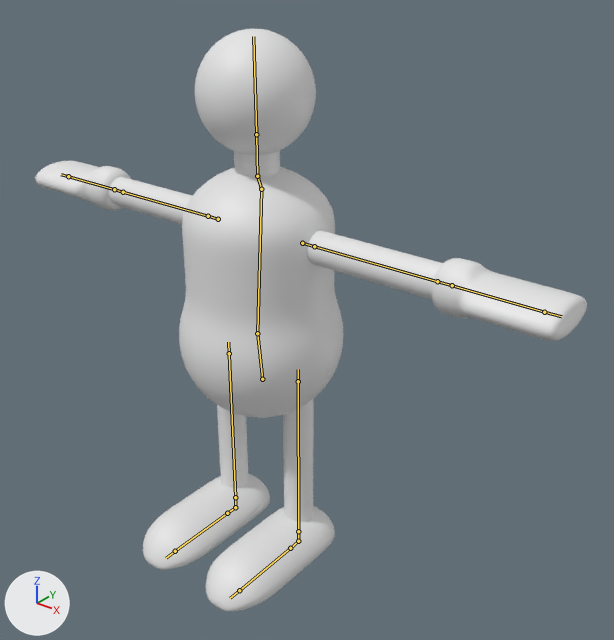
The Blender file Assets/meshes/rubber_man.blend as it was, and as the next commit left it.
One viewpoint serves both versions: a camera (50 mm lens) standing at (0.94, -1.041, 1.146) and looking at (0.071, 0.045, 0.472). Lighting does not change. The marker at lower left points along +X, +Y and +Z. The bones that bend it are drawn over the model as lines.

Objects in the first picture: 'RubberBuddy'.
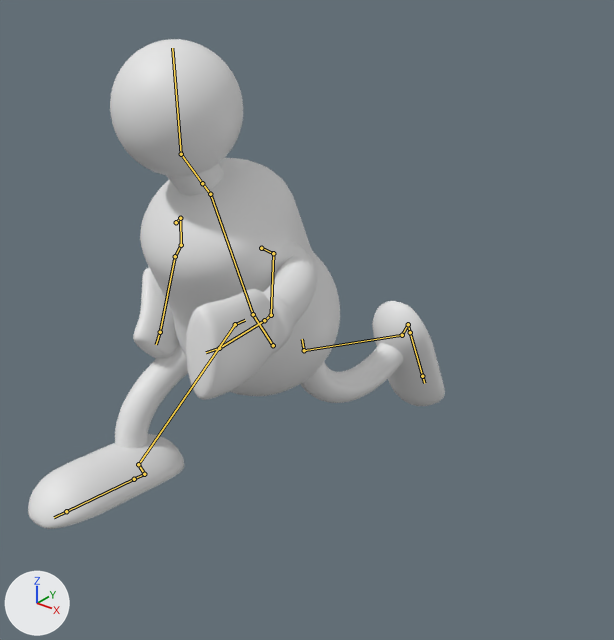
The newer file adds an action. The first version stands in its rest pose; the second is drawn at frame 8 of the action 'run-loop'.

Boxes (x1, y1, x2, y2) around the edits, measured in the pictures (614 x 640 px):
'RubberBuddy', posed (24% narrower, 16% shorter): before (35, 29, 587, 612); after (28, 39, 445, 529)
bone 'BodyStart', root to tip: before (262, 379) to (257, 333); after (273, 345) to (253, 314)
bone 'BodyEnd', root to tip: before (261, 189) to (257, 176); after (210, 194) to (202, 183)
bone 'Neck', root to tip: before (257, 176) to (256, 134); after (202, 183) to (181, 154)
bone 'Head', root to tip: before (256, 134) to (253, 36); after (181, 154) to (172, 48)
bone 'ArmEnd.L', root to tip: before (437, 281) to (452, 285); after (271, 315) to (264, 320)
bone 'HandEnd.L', root to tip: before (544, 312) to (561, 316); after (219, 348) to (206, 352)
bone 'ArmEnd.R', root to tip: before (123, 192) to (114, 189); after (181, 245) to (175, 256)
bone 'HandEnd.R', root to tip: before (68, 176) to (61, 174); after (160, 332) to (156, 344)

The change in detail:
Bone 'HipCtrl' (bone_hipctrl) moves from (0.0, 0.0, 0.0) to (-0.01, -0.039, -0.006).
Bone 'HipCtrl' (bone_hipctrl) turns from (0, 0, 0) to (29, 0, 0) degrees about its own x, y and z.
Bone 'BodyStart' (bone_bodystart) turns from (0, 0, 0) to (0, 0, -2) degrees about its own x, y and z.
Bone 'BodyEnd' (bone_bodyend) moves from (0.0, 0.0, 0.0) to (0.007, -0.006, 0.0).
Bone 'BodyEnd' (bone_bodyend) turns from (0, 0, 0) to (0, 0, 16) degrees about its own x, y and z.
Bone 'Neck' (bone_neck) turns from (0, 0, 0) to (0, 0, 37) degrees about its own x, y and z.
Bone 'Head' (bone_head) turns from (0, 0, 0) to (-1, 2, -36) degrees about its own x, y and z.
Bone 'ArmEnd.L' (bone_armend_l) moves from (0.0, 0.0, 0.0) to (0.008, -0.142, 0.121).
Bone 'ArmEnd.L' (bone_armend_l) turns from (0, 0, 0) to (-73, -124, 62) degrees about its own x, y and z.
Bone 'HandEnd.L' (bone_handend_l) moves from (0.0, 0.0, 0.0) to (-0.062, -0.262, 0.265).
Bone 'HandEnd.L' (bone_handend_l) turns from (0, 0, 0) to (115, -5, -85) degrees about its own x, y and z.
Bone 'ArmEnd.R' (bone_armend_r) moves from (0.0, 0.0, 0.0) to (-0.112, -0.169, -0.063).
Bone 'ArmEnd.R' (bone_armend_r) turns from (0, 0, 0) to (17, 32, 70) degrees about its own x, y and z.
Bone 'HandEnd.R' (bone_handend_r) moves from (0.0, 0.0, 0.0) to (-0.198, -0.395, 0.081).
Bone 'HandEnd.R' (bone_handend_r) turns from (0, 0, 0) to (63, -14, 98) degrees about its own x, y and z.
Bone 'FootCtrl.L' (bone_footctrl_l) moves from (0.0, 0.0, 0.0) to (0.018, 0.342, 0.359).
Bone 'FootCtrl.L' (bone_footctrl_l) turns from (0, 0, 0) to (116, 0, 0) degrees about its own x, y and z.
Bone 'FootCtrl.R' (bone_footctrl_r) moves from (0.0, 0.0, 0.0) to (-0.028, -0.21, 0.193).
Bone 'FootCtrl.R' (bone_footctrl_r) turns from (0, 0, 0) to (-7, 0, 0) degrees about its own x, y and z.
Bone 'Knee.L' (bone_knee_l) moves from (0.0, 0.0, 0.0) to (0.015, -0.037, 0.102).
Bone 'Elbow.L' (bone_elbow_l) moves from (0.0, 0.0, 0.0) to (0.063, 0.11, -0.079).
Bone 'Knee.R' (bone_knee_r) moves from (0.0, 0.0, 0.0) to (-0.055, 0.315, -0.168).
Bone 'Elbow.R' (bone_elbow_r) moves from (0.0, 0.0, 0.0) to (-0.004, 0.2, -0.026).
